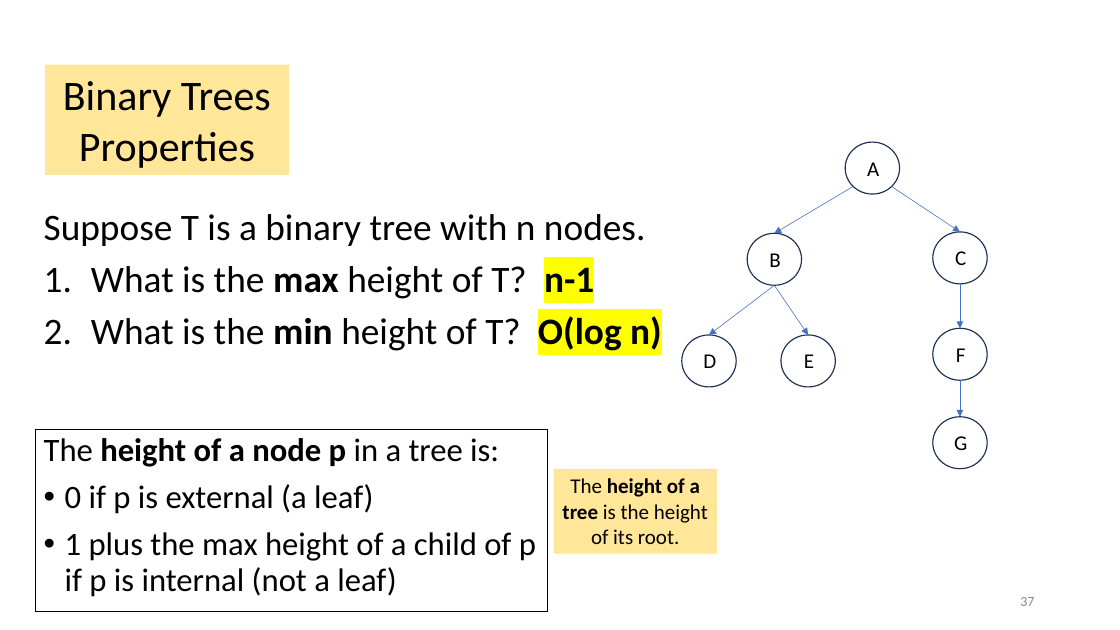
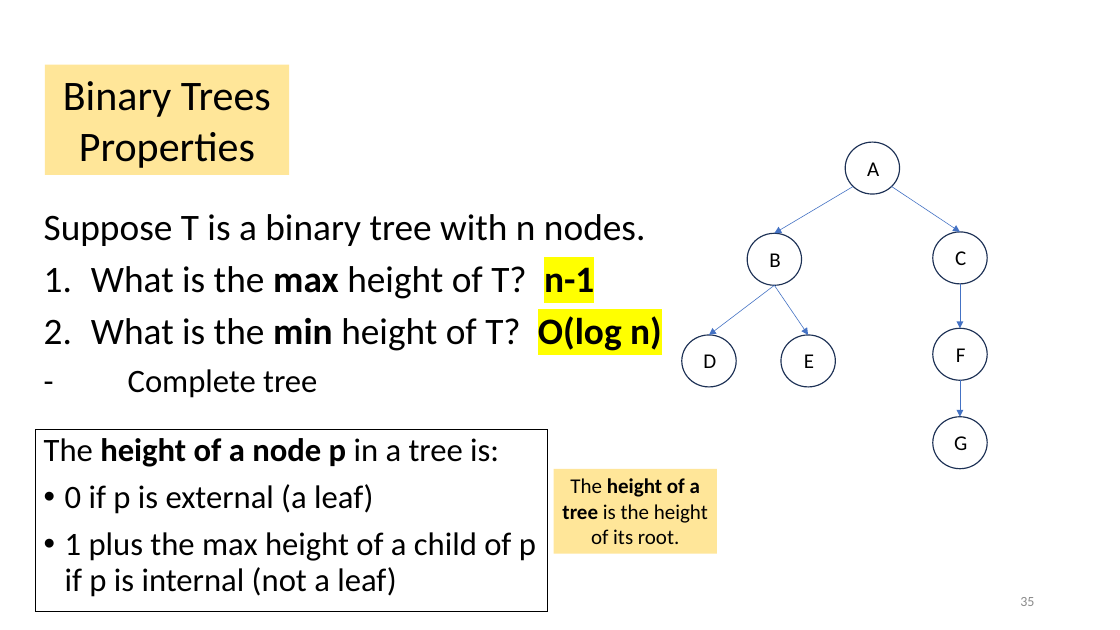
Before and after one commit to vinn03/cmpt225summer2023, a slide deck: slide 35 of lecture_notes/week6/week6_trees.pptx (slide 37 before the commit). Drawn at 1120x630 pixels with LibreOffice and Linux fonts; fonts in the diff are those of the drawing. Boxes give left, top, right and bottom in pixels: in the first picture for what was removed or moved away, otherwise in the second. Text is boxed around its words. In the diff, an @@ line names an element or a change of style, - is before the commit and + after.

```diff
--- a/lecture_notes/week6/week6_trees.pptx
+++ b/lecture_notes/week6/week6_trees.pptx
@@ text at box(128, 369, 317, 398): paragraph added @@
+- Complete tree
@@ page number at box(1020, 597, 1034, 606): text changed @@
-37
+35
```
Also in this commit, not shown: 10 other slides changed, 2 slides removed, 1 other file.
